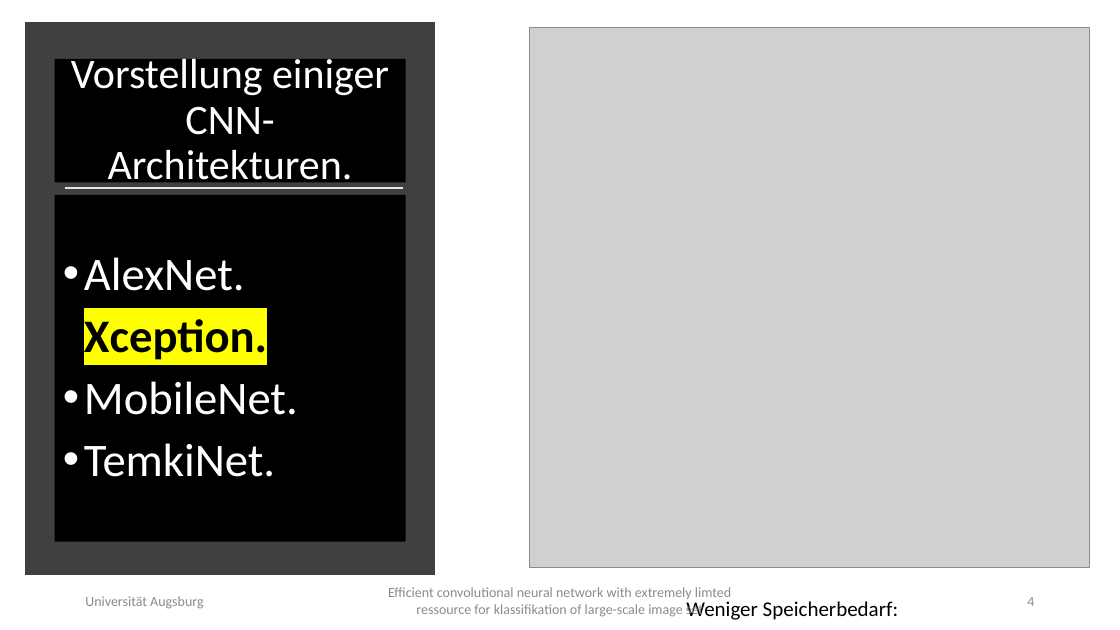
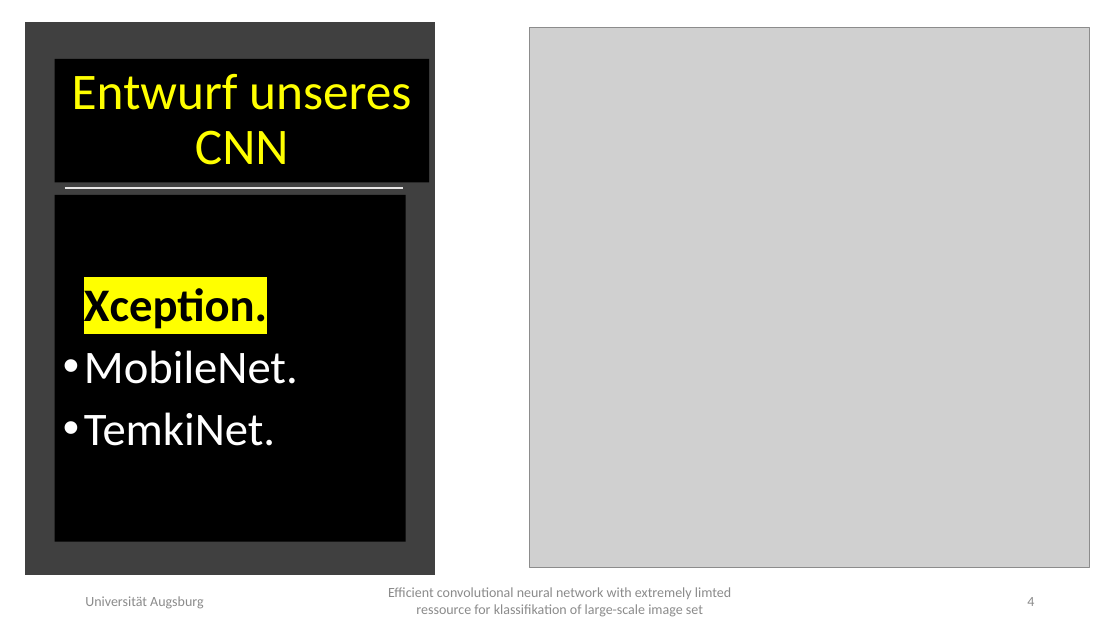
Before and after one commit to TEMKENG/Programme, a slide deck: slide 4 of bachelorarbeit-vorlage/Efficient convolutional neural network with extremely limted ressource.pptx. Drawn at 1120x630 pixels with LibreOffice and Linux fonts; fonts in the diff are those of the drawing; grey boxes stand for pictures. Boxes give left, top, right and bottom in pixels: in the first picture for what was removed or moved away, otherwise in the second. Text is boxed around its words. In the diff, an @@ line names an element or a change of style, - is before the commit and + after.

```diff
--- a/bachelorarbeit-vorlage/Efficient convolutional neural network with extremely limted ressource.pptx
+++ b/bachelorarbeit-vorlage/Efficient convolutional neural network with extremely limted ressource.pptx
@@ title "Entwurf unseres CNN": place and size @@
-title "Entwurf unseres CNN" at [55,59,406,182]
+title "Entwurf unseres CNN" at [55,59,429,182]
@@ title at [72,74,411,165]: text changed; size 36 to 44 pt; text colour #FFFFFF to #FFFF00 @@
-Vorstellung einiger CNN-Architekturen.
+Entwurf unseres CNN
@@ text at [84,257,245,291]: paragraph removed @@
-• AlexNet.
@@ text removed at [686,601,898,620] @@
-Weniger Speicherbedarf:
```
Also in this commit, not shown: 11 other slides changed, 4 slides added, 11 other files.
